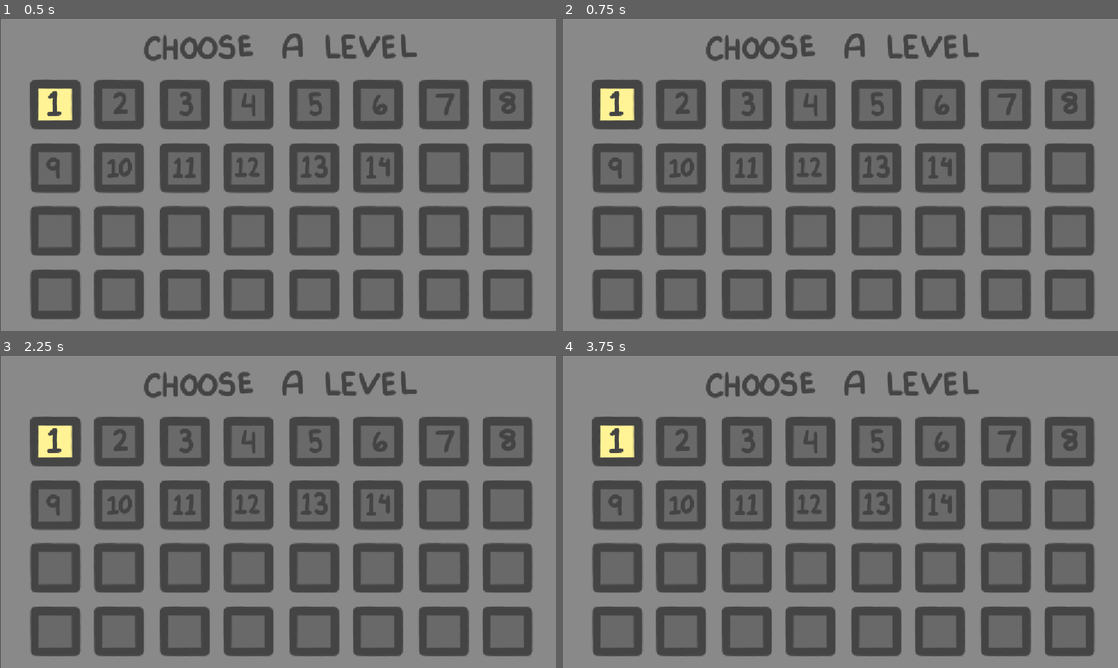
Above: before the commit, frames 1-4 (two rows, left to right).
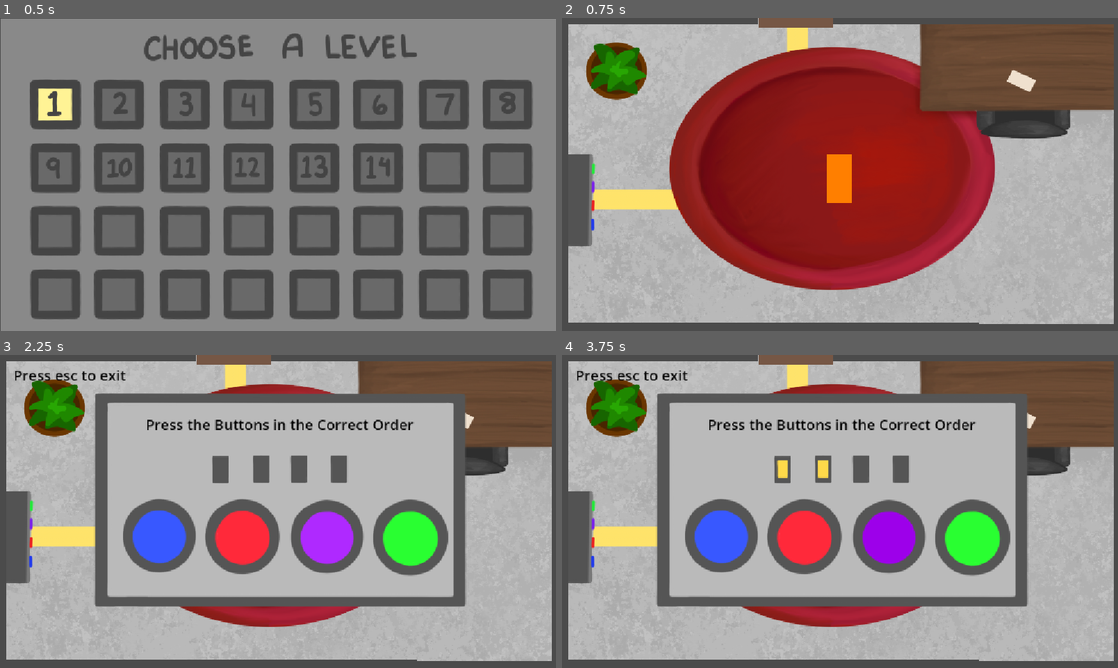
Above: after the commit, the same moments.

Repository: sahananarahari/escape-game
Game: Godot game, scene res://scenes/level_manager.tscn
Two runs of this game, one before a commit and one after it. Both use one fixed random seed, a clock stepped at 60 frames per second and the inputs below. This scene is started directly instead of the project's main scene.
Inputs (mouse positions are in pixels of both pictures, inside the frame that each line leads up to):
- Up to frame 1 (0.5 s): no input
- Up to frame 2 (0.75 s): click (617, 102) at 0.5 s
- Up to frame 3 (2.25 s): click (55, 439) at 1.27 s; click (22, 536) at 2.02 s
- Up to frame 4 (3.75 s): click (806, 536) at 2.77 s; click (890, 536) at 3.52 s

Frame 1 is identical in both runs. In frame 2, 99% of the frame differs, in the area x 0-100%, y 0-100%; in frame 3, 93%; in frame 4, 93%.

Commit message:
made a working level selector kind of with fake levels

Diff:
--- a/scenes/level_manager.tscn
+++ b/scenes/level_manager.tscn
@@ -2,7 +2,11 @@
 
 [ext_resource type="Texture2D" uid="uid://drh7ckrnkn7iv" path="res://assets/levelselect_bg.PNG" id="1_5eglo"]
 [ext_resource type="Texture2D" uid="uid://c08pthdtp6sux" path="res://assets/levelselect_text.PNG" id="2_lbe5n"]
+[ext_resource type="Script" uid="uid://dd51r6ychkkiq" path="res://scripts/level_transport.gd" id="3_2yrkd"]
 [ext_resource type="Texture2D" uid="uid://dl7ir1k5jtpid" path="res://assets/levelopen_normal.PNG" id="4_kfnik"]
+[ext_resource type="Texture2D" uid="uid://c2bgju8q7ulqt" path="res://assets/levelopen_hover.PNG" id="5_kfnik"]
+[ext_resource type="Texture2D" uid="uid://cpawtrjgevsa2" path="res://assets/levelcomplete_normal.PNG" id="6_6dptc"]
+[ext_resource type="Texture2D" uid="uid://r7rutm67urrw" path="res://assets/levelcomplete_hover.PNG" id="7_kq0y1"]
 
 [node name="level_manager" type="Node2D" unique_id=362055573]
 
@@ -19,6 +23,7 @@
 texture = ExtResource("2_lbe5n")
 
 [node name="level_buttons" type="Node2D" parent="." unique_id=1834382088]
+script = ExtResource("3_2yrkd")
 
 [node name="level_1" type="Node2D" parent="level_buttons" unique_id=1878546761]
 
@@ -29,3 +34,58 @@
 offset_bottom = 224.0
 scale = Vector2(1.1417083, 1.0848274)
 texture_normal = ExtResource("4_kfnik")
+texture_hover = ExtResource("5_kfnik")
+
+[node name="level_1_complete" type="Node2D" parent="level_buttons/level_1" unique_id=1063034676]
+visible = false
+
+[node name="level_1_complete" type="TextureButton" parent="level_buttons/level_1/level_1_complete" unique_id=1106411196]
+offset_left = 56.999996
+offset_top = 122.0
+offset_right = 158.0
+offset_bottom = 224.0
+scale = Vector2(1.1445192, 1.08358)
+texture_normal = ExtResource("6_6dptc")
+texture_hover = ExtResource("7_kq0y1")
+
+[node name="level_2" type="Node2D" parent="level_buttons" unique_id=990366929]
+visible = false
+
+[node name="level_2_open" type="TextureButton" parent="level_buttons/level_2" unique_id=1424062426]
+offset_left = 192.00002
+offset_top = 121.0
+offset_right = 293.0
+offset_bottom = 223.0
+scale = Vector2(1.117097, 1.116995)
+texture_normal = ExtResource("4_kfnik")
+texture_hover = ExtResource("5_kfnik")
+
+[node name="level_2_complete" type="Node2D" parent="level_buttons/level_2" unique_id=1055409569]
+visible = false
+
+[node name="level_2_complete" type="TextureButton" parent="level_buttons/level_2/level_2_complete" unique_id=680596174]
+offset_left = 191.0
+offset_top = 123.0
+offset_right = 292.0
+offset_bottom = 225.0
+scale = Vector2(1.1301321, 1.1002564)
+texture_normal = ExtResource("6_6dptc")
+texture_hover = ExtResource("7_kq0y1")
+
+[node name="level_3" type="Node2D" parent="level_buttons" unique_id=734815157]
+visible = false
+
+[node name="level_3_open" type="TextureButton" parent="level_buttons/level_3" unique_id=7117844]
+offset_left = 329.0
+offset_top = 123.0
+offset_right = 430.0
+offset_bottom = 225.0
+scale = Vector2(1.1105747, 1.0901388)
+texture_normal = ExtResource("4_kfnik")
+texture_hover = ExtResource("5_kfnik")
+
+[connection signal="pressed" from="level_buttons/level_1/level_1_open" to="level_buttons" method="_on_level_button_pressed" binds= [1]]
+[connection signal="pressed" from="level_buttons/level_1/level_1_complete/level_1_complete" to="level_buttons" method="_on_level_button_pressed" binds= [1]]
+[connection signal="pressed" from="level_buttons/level_2/level_2_open" to="level_buttons" method="_on_level_button_pressed" binds= [2]]
+[connection signal="pressed" from="level_buttons/level_2/level_2_complete/level_2_complete" to="level_buttons" method="_on_level_button_pressed" binds= [2]]
+[connection signal="pressed" from="level_buttons/level_3/level_3_open" to="level_buttons" method="_on_level_button_pressed" binds= [3]]
--- /dev/null
+++ b/scenes/room_2.tscn
@@ -0,0 +1,24 @@
+[gd_scene format=3 uid="uid://chuntxkmeb5be"]
+
+[ext_resource type="Script" uid="uid://b3ggtv335culo" path="res://scripts/win_transport.gd" id="1_586c8"]
+
+[node name="room_2" type="Node2D" unique_id=98825460]
+script = ExtResource("1_586c8")
+
+[node name="Label" type="Label" parent="." unique_id=993525779]
+offset_left = 343.0
+offset_top = 224.0
+offset_right = 780.0
+offset_bottom = 383.0
+theme_override_font_sizes/font_size = 40
+text = "welcome to level 2 lol"
+
+[node name="Button" type="Button" parent="." unique_id=704096655]
+offset_left = 385.0
+offset_top = 306.0
+offset_right = 721.0
+offset_bottom = 373.0
+theme_override_font_sizes/font_size = 25
+text = "click to pass level"
+
+[connection signal="pressed" from="Button" to="." method="_on_button_pressed"]
--- /dev/null
+++ b/scenes/room_3.tscn
@@ -0,0 +1,12 @@
+[gd_scene format=3 uid="uid://c33kaorksca1j"]
+
+[node name="room_3" type="Node2D" unique_id=1987495112]
+
+[node name="Label" type="Label" parent="." unique_id=1325194198]
+offset_left = 209.0
+offset_top = 280.0
+offset_right = 960.0
+offset_bottom = 367.0
+theme_override_font_sizes/font_size = 28
+text = "ok this is the end of my strange tests have fun at level 3
+youre stuck here now lol"
--- /dev/null
+++ b/scripts/level_transport.gd
@@ -0,0 +1,23 @@
+extends Node2D
+
+@onready var lev1 = $level_1/level_1_complete
+@onready var lev2 = $level_2
+var levels_complete: Array[bool] = [Level1.complete, Level2.complete]
+# Called when the node enters the scene tree for the first time.
+func _ready() -> void:
+	for i in range(1, levels_complete.size() + 1, 1):
+		if (levels_complete.get(i - 1) == true):
+			var lev = get_node("level_" + str(i) + "/level_" + str(i) + "_complete")
+			var next = get_node("level_" + str(i + 1))
+
+			lev.visible = true
+			next.visible = true
+		else:
+			break
+# Called every frame. 'delta' is the elapsed time since the previous frame.
+func _process(delta: float) -> void:
+	pass
+
+
+func _on_level_button_pressed(room: int) -> void:
+	get_tree().change_scene_to_file("res://scenes/room_" + str(room) + ".tscn") # Replace with function body.
--- a/scripts/puzzle_manager_puzzle1.gd
+++ b/scripts/puzzle_manager_puzzle1.gd
@@ -1,3 +1,4 @@
+class_name Level1
 extends Node2D
 
 # creates variables to access different nodes
@@ -8,6 +9,8 @@
 @onready var light2 = $button2Press
 @onready var light3 = $button3Press
 @onready var light4 = $button4Press
+static var complete: bool = false
+static var level_num: int = 1
 
 const CORRECT_PUZZLE: Array[int] = [1, 3, 4, 2]
 var user_puzzle: Array[int] = []
@@ -50,6 +53,7 @@
 		door.queue_free()
 		visible = false
 		character.is_frozen = false
+		complete = true
 	else:
 		# reset puzzle array and hides all lights
 		user_puzzle.clear()
--- /dev/null
+++ b/scripts/win_transport.gd
@@ -0,0 +1,17 @@
+class_name Level2
+extends Node2D
+
+static var complete: bool = false
+# Called when the node enters the scene tree for the first time.
+func _ready() -> void:
+	pass # Replace with function body.
+
+
+# Called every frame. 'delta' is the elapsed time since the previous frame.
+func _process(delta: float) -> void:
+	pass
+
+
+func _on_button_pressed() -> void:
+	complete = true
+	get_tree().change_scene_to_file("res://scenes/you_win.tscn")
Not shown, added: scripts/level_transport.gd.uid
Not shown, added: scripts/win_transport.gd.uid
